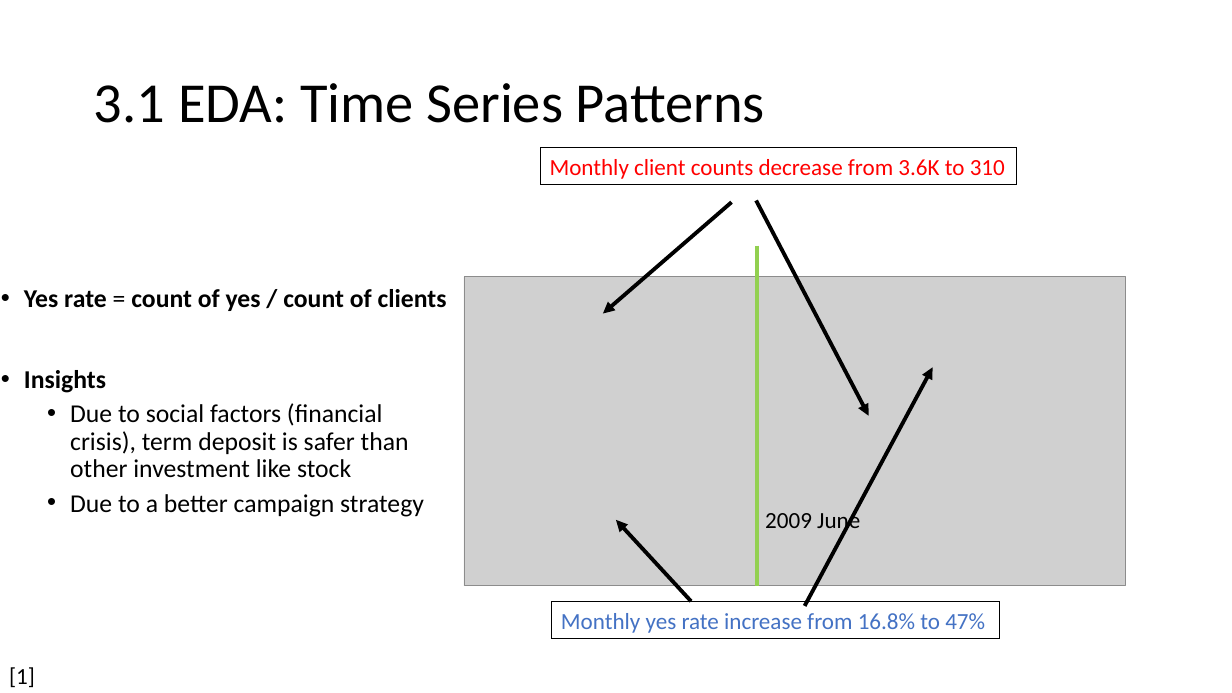
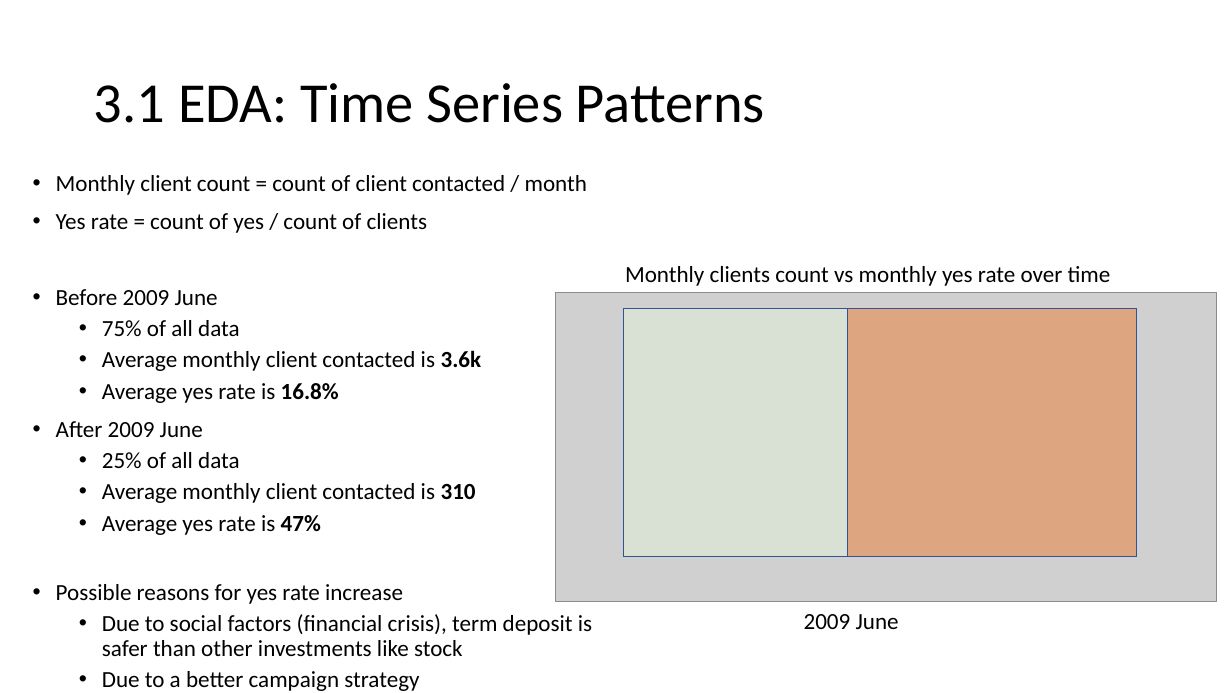
Before and after one commit to jianghan2013/UCI_data, a slide deck: slide 4 of ds_challenge_presentation_HanJiang.pptx. Drawn at 1232x693 pixels with LibreOffice and Linux fonts; fonts in the diff are those of the drawing; grey boxes stand for pictures. Boxes give left, top, right and bottom in pixels: in the first picture for what was removed or moved away, otherwise in the second. Text is boxed around its words. In the diff, an @@ line names an element or a change of style, - is before the commit and + after.

```diff
--- a/ds_challenge_presentation_HanJiang.pptx
+++ b/ds_challenge_presentation_HanJiang.pptx
@@ text "Monthly client count = count ...": place and size @@
-text "Monthly client count = count ..." at [24,289,447,517]
+text "Monthly client count = count ..." at [56,175,592,691]
@@ rectangle removed at [541,148,1017,185] @@
-Monthly client counts decrease from 3.6K to 310
@@ text at [56,175,587,195]: paragraph added @@
+• Monthly client count = count of client contacted / month
@@ arrow removed from (732, 202) to (604, 313) @@
@@ arrow removed from (756, 201) to (869, 416) @@
@@ text at [56,213,427,691]: size 20 to 18 pt in "Yes rate = count of yes / ...", "Due to a better campaign strategy"; bold off in "Yes rate count of yes / count ..." @@
@@ text added at [625,266,1111,286], 18 pt, text #000000 @@
+Monthly clients count vs monthly yes rate over time
@@ line removed from (758, 246) to (758, 586) @@
@@ text at [56,289,592,656]: text changed; size 20 to 18 pt @@
-• Insights
-  • Due to social factors (financial crisis), term deposit is safer than other investment like stock
+• Before 2009 June
+  • 75% of all data
+  • Average monthly client contacted is 3.6k
+  • Average yes rate is 16.8%
+• After 2009 June
+  • 25% of all data
+  • Average monthly client contacted is 310
+  • Average yes rate is 47%
+• Possible reasons for yes rate increase
+  • Due to social factors (financial crisis), term deposit is safer than other investments like stock
@@ picture: place and size @@
-picture at [464,277,1126,586]
+picture at [555,292,1217,601]
@@ rectangle added at [624,309,848,557], fill #E2F0D9 at 50% opacity, outline #325491 1 pt @@
@@ rectangle added at [848,309,1138,557], fill #ED7D31 at 50% opacity, outline #325491 1 pt @@
@@ arrow removed from (805, 606) to (933, 368) @@
@@ arrow removed from (691, 602) to (616, 520) @@
@@ rectangle removed at [552,602,1000,639] @@
-Monthly yes rate increase from 16.8% to 47%
@@ text "2009 June" rewrapped from [765,509,860,535] to [804,614,899,629] @@
@@ text removed at [9,667,35,687] @@
-[1]
```
Also in this commit, not shown: 11 other slides changed, 3 slides added, 2 slides removed.
